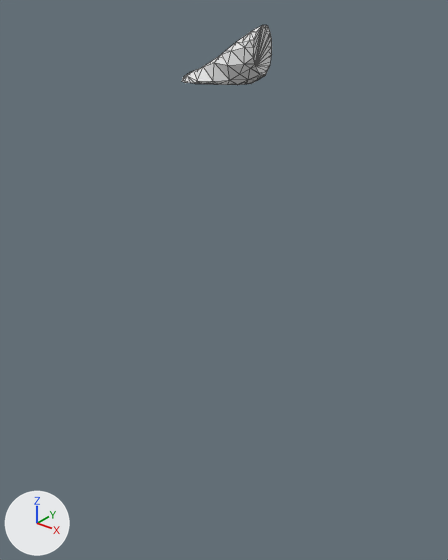
Two versions of the glTF model assets/terrain/surface_pieces/surf_5_11.glb, one commit apart.
The view is the same before and after, from a camera (50 mm lens) standing at (-57.4, 21.1, 0.8) and looking at (-83.0, 53.2, -19.0). Lighting does not change. The marker at lower left points along +X, +Y and +Z. The first picture is the older version. Mesh edges are drawn as thin lines. Where no turn or scale is listed for an object, it has been applied to the vertices.

The older version as bpy lines, for what is in view:
```python
me_geometry_0 = bpy.data.meshes.new('geometry_0')
me_geometry_0.from_pydata(...)  # 116 vertices, 228 faces; spans x -85.0..-80.0, y 51.11..54.03, z -5.0..-1.61
ob_geometry_0 = bpy.data.objects.new('geometry_0', me_geometry_0)
ob_geometry_0.location = (0.0, 0.0, 0.0)
```
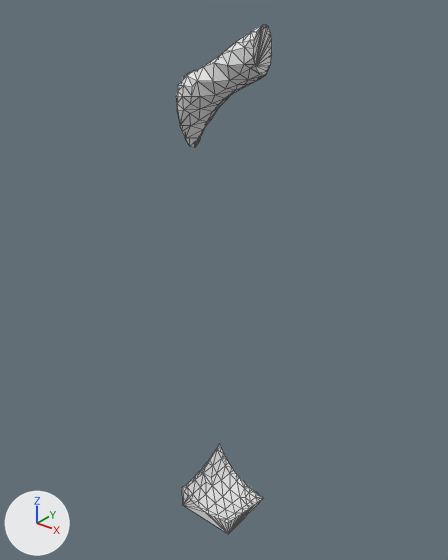
Location of each change, (x1, y1, x2, y2) in pixels of the pictures (448 x 560 px):
'geometry_0', reshaped (7% wider, 736% taller): before (182, 25, 272, 85); after (176, 25, 272, 534)
part 1 of me_geometry_0, added: after (182, 444, 264, 534)
part 2 of me_geometry_0, built on: before (182, 76, 255, 85); after (176, 76, 255, 148)

The change, as a diff of the scene's bpy script:
```diff
--- a/assets/terrain/surface_pieces/surf_5_11.glb.py
+++ b/assets/terrain/surface_pieces/surf_5_11.glb.py
@@ me_geometry_0 @@
 # used by ob_geometry_0; location = (0.0, 0.0, 0.0)
-me_geometry_0.from_pydata(...)  # 116 vertices, 228 faces; spans x -85.0..-80.0, y 51.11..54.03, z -5.0..-1.61
+me_geometry_0.from_pydata(...)  # 245 vertices, 482 faces; spans x -85.0..-80.0, y 50.0..55.0, z -40.0..-1.61
+# me_geometry_0 part 1: a new loose piece of 97 vertices spanning x -85.0..-80.0, y 50.0..55.0, z -40.0..-36.61
+# me_geometry_0 part 2
+# 27 vertices are removed from x -85.0..-80.94, y 51.11..53.65, z -5.0
+# 73 faces are deleted
+# 2 vertices move from x -85.0..-84.84, y 51.39..53.13, z -5.0 to x -85.0, y 51.02..53.12, z -5.22..-5.05
+# 59 vertices are added at x -85.0..-81.17, y 50.84..53.61, z -9.46..-5.04
+# 137 new faces join them
```
